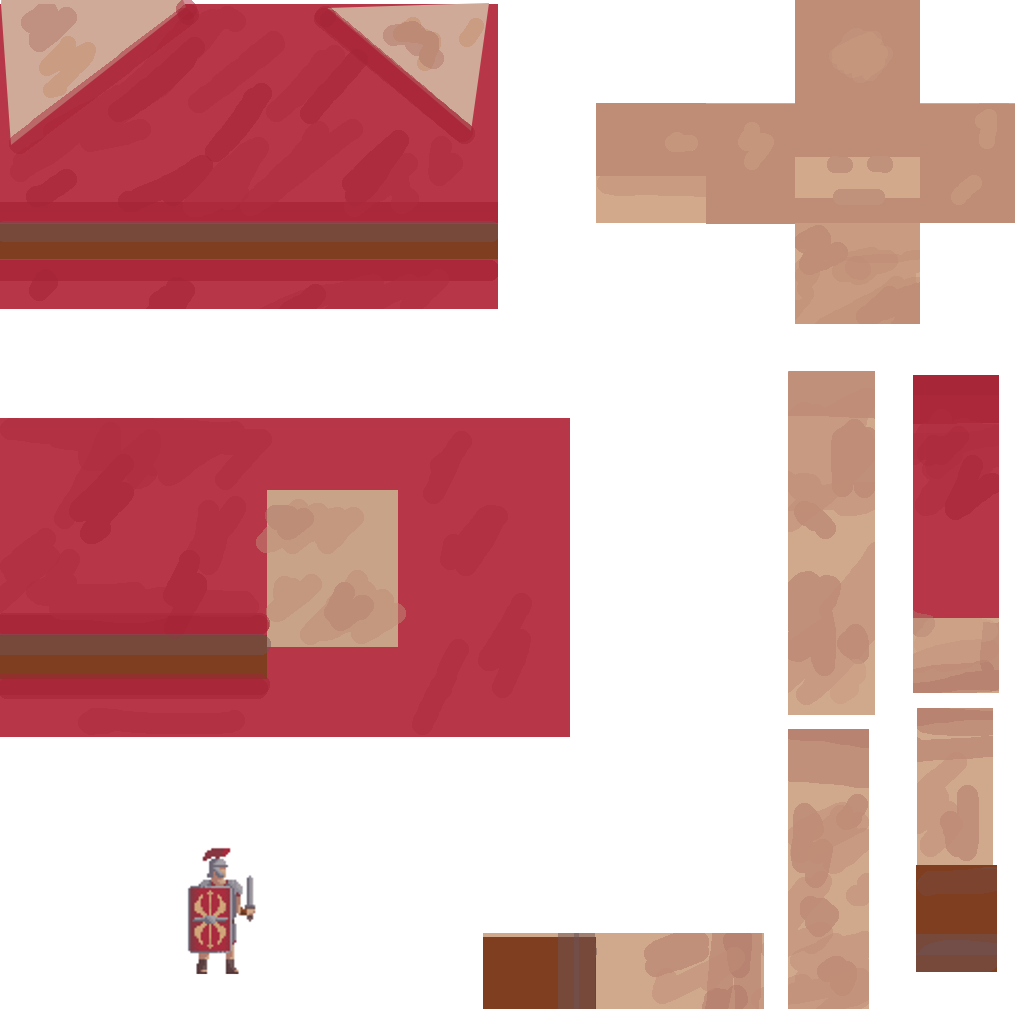
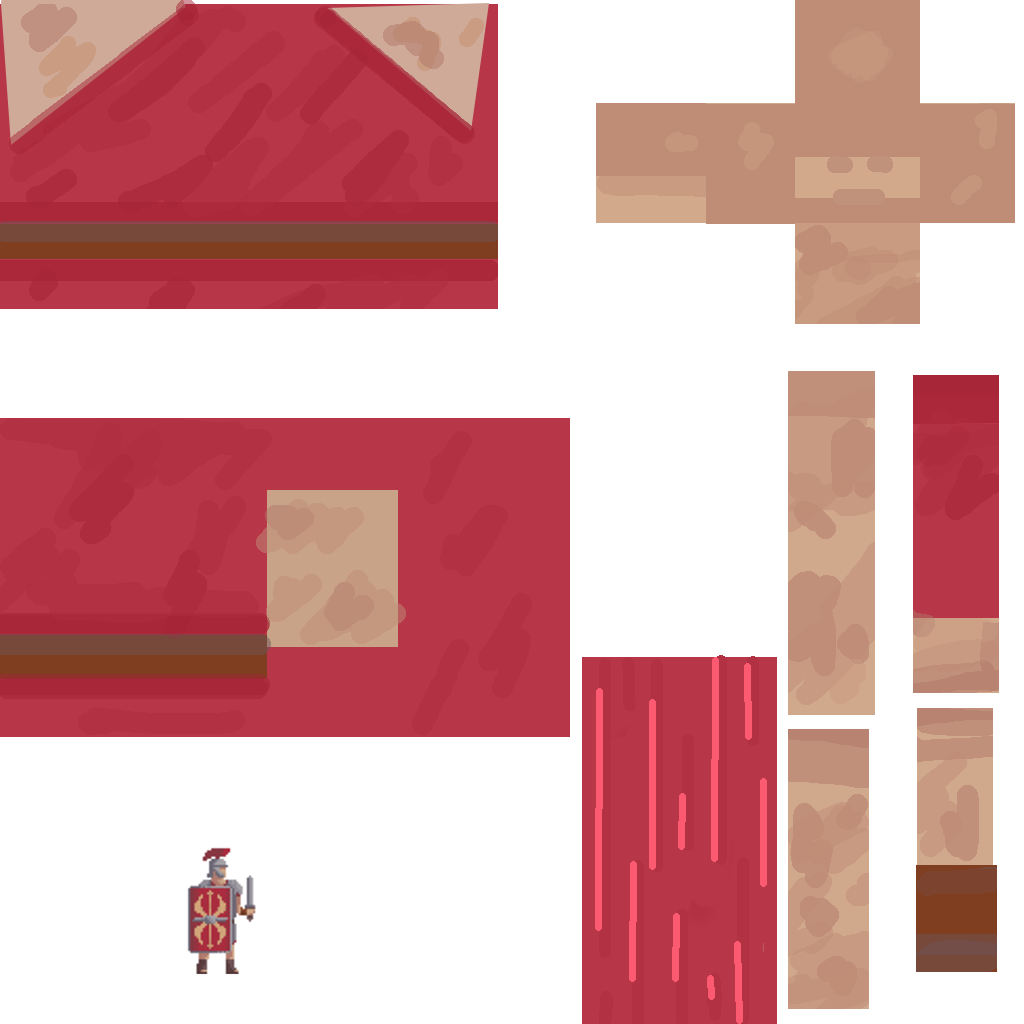
Layered file, before and after one edit (1024px x 1024px). Changes by layer:
painted on "Слой 1" over [558, 655, 767, 1024]
renamed "Прямоугольник 10 копия" to "Прямоугольник 23", moved it above "Прямоугольник 19 копия 2", painted on it over [483, 657, 777, 1024]
removed layer "Прямоугольник 19 копия 4" over [483, 937, 596, 1009]
